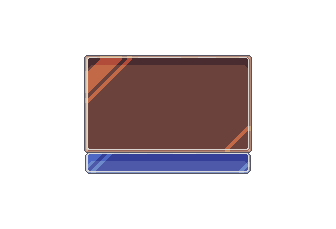
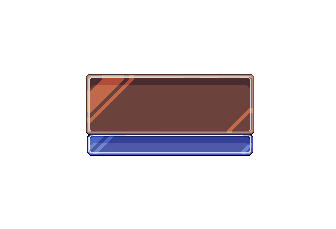
Layered file, before and after one edit (336×229). Changes by layer:
hid "Layer 2", painted on it over [84, 55, 252, 174]
added layer "Layer 4" above "Layer 1" over [86, 74, 254, 156]
